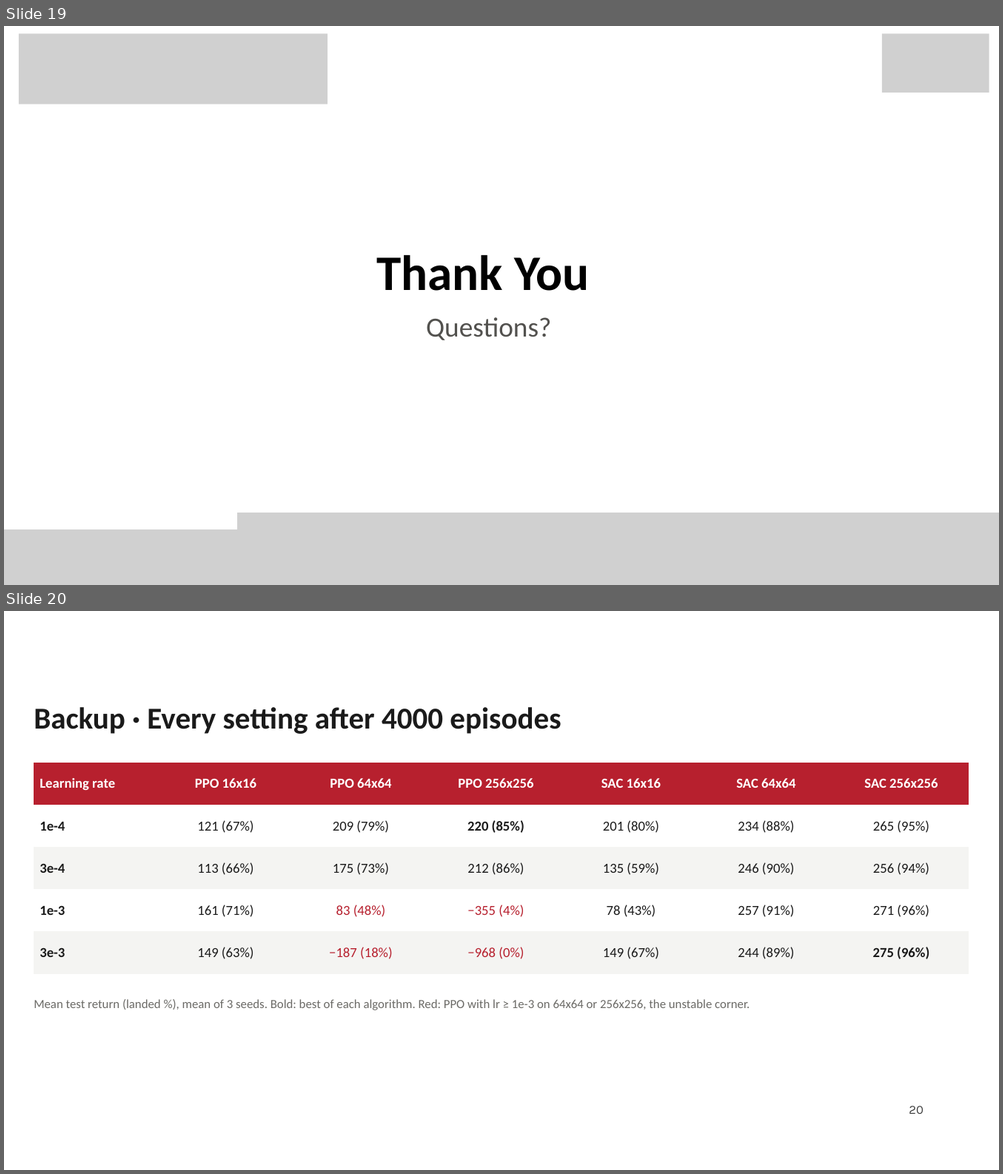
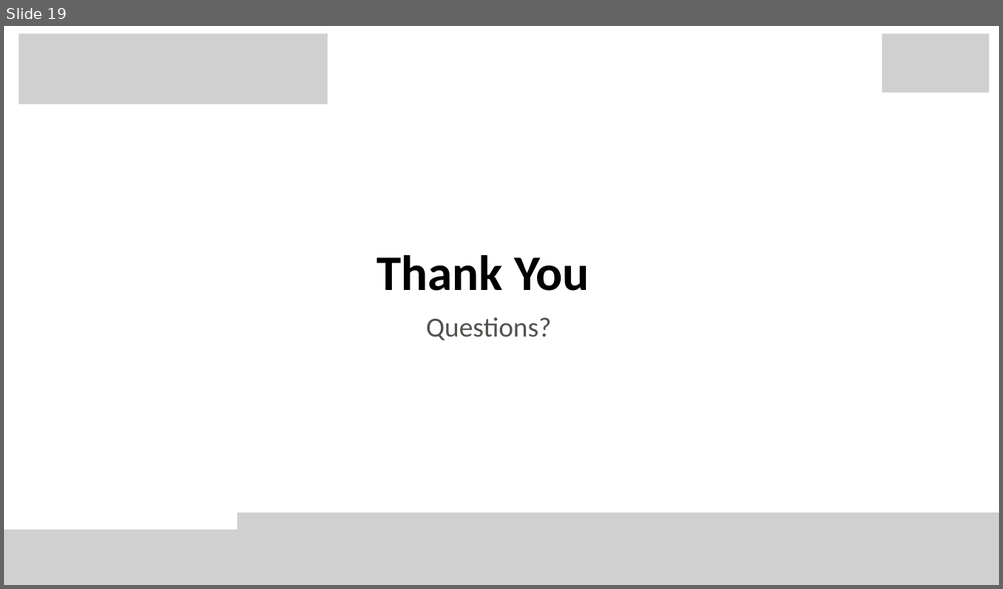
Before and after one commit to dark756/RL-IA, a slide deck: submit/LAB CA-Presentation.pptx. Shown one above the other, each under a label of ours: slides 19 and 20 before the commit, slide 19 after it. The pictures are 1003x1174 and 1003x589 pixels, drawn with LibreOffice and Linux fonts; fonts in the diff are those of the drawing; grey boxes stand for pictures; background and template pictures are left out. Boxes give left, top, right and bottom in pixels: in the first picture for what was removed or moved away, otherwise in the second. Text is boxed around its words. In the diff, an @@ line names an element or a change of style, - is before the commit and + after.

```diff
--- a/submit/LAB CA-Presentation.pptx
+++ b/submit/LAB CA-Presentation.pptx
@@ slide 20 removed at (x1=4, y1=611, x2=999, y2=1170), background #FFFFFF @@
@@ title removed at (x1=34, y1=707, x2=560, y2=734) @@
-Backup · Every setting after 4000 episodes
@@ table removed at (x1=34, y1=763, x2=970, y2=974), 5 rows, 7 columns @@
-Learning rate | PPO 16x16 | PPO 64x64 | PPO 256x256 | SAC 16x16 | SAC 64x64 | SAC 256x256
-1e-4 | 121 (67%) | 209 (79%) | 220 (85%) | 201 (80%) | 234 (88%) | 265 (95%)
-3e-4 | 113 (66%) | 175 (73%) | 212 (86%) | 135 (59%) | 246 (90%) | 256 (94%)
-1e-3 | 161 (71%) | 83 (48%) | −355 (4%) | 78 (43%) | 257 (91%) | 271 (96%)
-3e-3 | 149 (63%) | −187 (18%) | −968 (0%) | 149 (67%) | 244 (89%) | 275 (96%)
@@ text removed at (x1=34, y1=999, x2=749, y2=1011) @@
-Mean test return (landed %), mean of 3 seeds. Bold: best of each algorithm. Red: PPO with lr ≥ 1e-3 on 64x64 or 256x256, the unstable corner.
@@ page number removed at (x1=908, y1=1106, x2=923, y2=1114) @@
-20
```
Also in this commit, not shown: 8 slides changed, 1 other slide removed, 5 other files.
